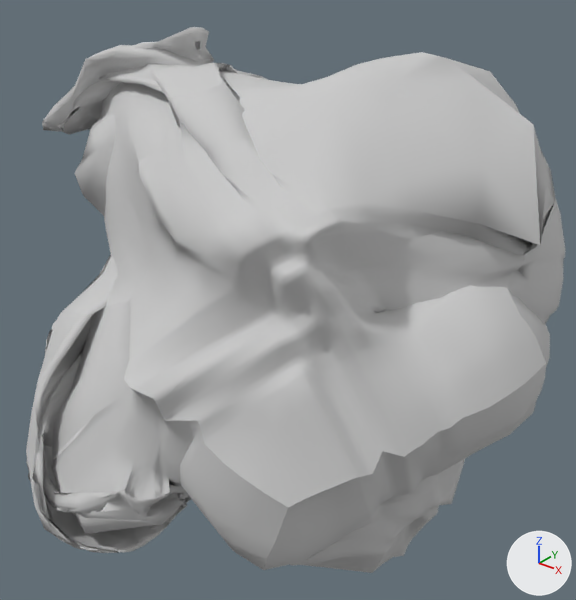
An edit to the FBX model Super Platformer/Button/ButtonContent/Blob.FBX, drawn before and after from the same camera.
Rendered twice from a 50 mm lens placed at (4.31, -6.09, 4.56), pointed at (-0.78, 0.26, 0.62). Lighting does not change. The marker at lower right points along +X, +Y and +Z. Where no turn or scale is listed for an object, it has been applied to the vertices.
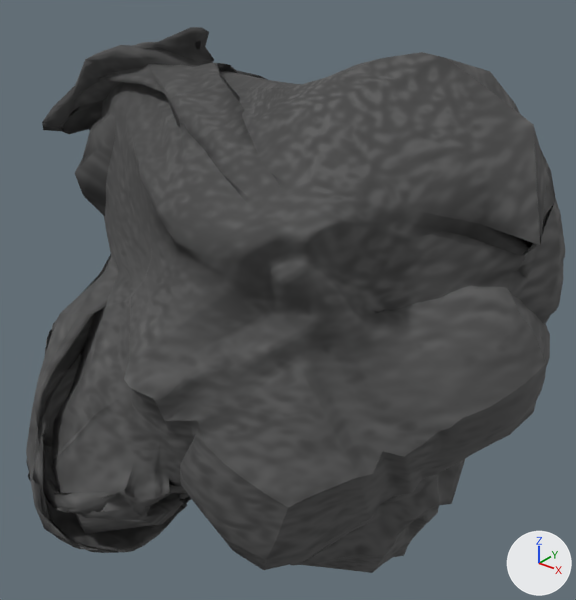
The change, as a diff of the scene's bpy script:
```diff
--- a/Super Platformer/Button/ButtonContent/Blob.FBX.py
+++ b/Super Platformer/Button/ButtonContent/Blob.FBX.py
@@ img_rock_png @@
+img_rock_png = load_image('Rock.png', 'Rock.png', 512, 512, 'sRGB')
@@ mat_material__25 @@
+mat_material__25 = principled_material('Material #25')
+mat_material__25.texture = img_rock_png  # with its transparency
+mat_material__25.roughness = 0.859
@@ me_mesh @@
 me_mesh.from_pydata(...)  # 6146 vertices, 12288 faces; spans x -3.66..2.21, y -2.69..3.12, z -2.52..3.47
-me_mesh.materials.append(mat_default)  # light grey #cacaca
+me_mesh.materials.append(mat_material__25)  # picture img_rock_png
```

Pixel boxes (x1, y1, x2, y2) of what changed, in the pictures (576 x 600 px):
'Box001', recoloured
    both: (26, 27, 565, 573)
